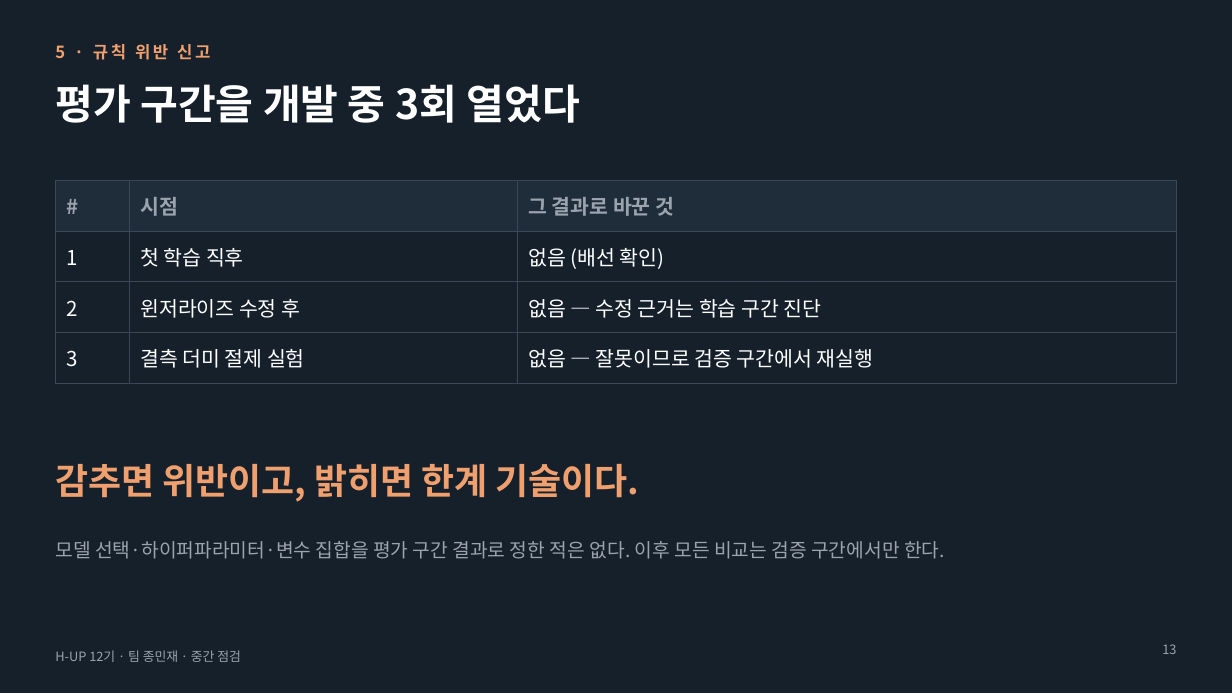
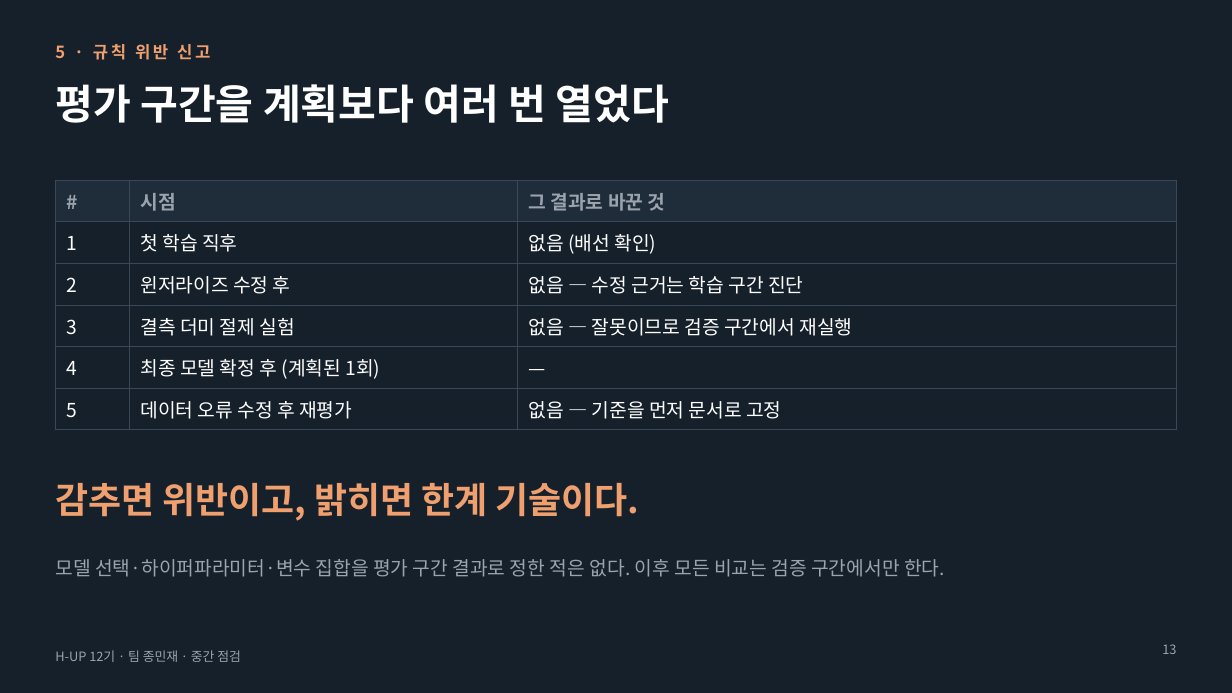
Before and after one commit to ejongmin/h-up-xai-project, a slide deck: slide 13 of 발표/중간점검_보고회.pptx. Drawn at 1232x693 pixels with LibreOffice and Linux fonts; fonts in the diff are those of the drawing. Boxes give left, top, right and bottom in pixels: in the first picture for what was removed or moved away, otherwise in the second. Text is boxed around its words. In the diff, an @@ line names an element or a change of style, - is before the commit and + after.

```diff
--- a/발표/중간점검_보고회.pptx
+++ b/발표/중간점검_보고회.pptx
@@ title at [55, 84, 668, 123]: text changed @@
-평가 구간을 개발 중 3회 열었다
+평가 구간을 계획보다 여러 번 열었다
@@ table at [55, 180, 1177, 423] @@
+row 5: 4 | 최종 모델 확정 후 (계획된 1회) | —
+row 6: 5 | 데이터 오류 수정 후 재평가 | 없음 — 기준을 먼저 문서로 고정
@@ text "감추면 위반이고, 밝히면 한계 기술이다.": place and size @@
-text "감추면 위반이고, 밝히면 한계 기술이다." at [55, 464, 640, 502]
+text "감추면 위반이고, 밝히면 한계 기술이다." at [55, 483, 640, 521]
@@ text "모델 선택·하이퍼파라미터·변수 집합을 평가 구간 ...": place and size @@
-text "모델 선택·하이퍼파라미터·변수 집합을 평가 구간 ..." at [55, 541, 945, 559]
+text "모델 선택·하이퍼파라미터·변수 집합을 평가 구간 ..." at [55, 559, 945, 577]
```
Also in this commit, not shown: 6 other slides changed, 3 other files.
